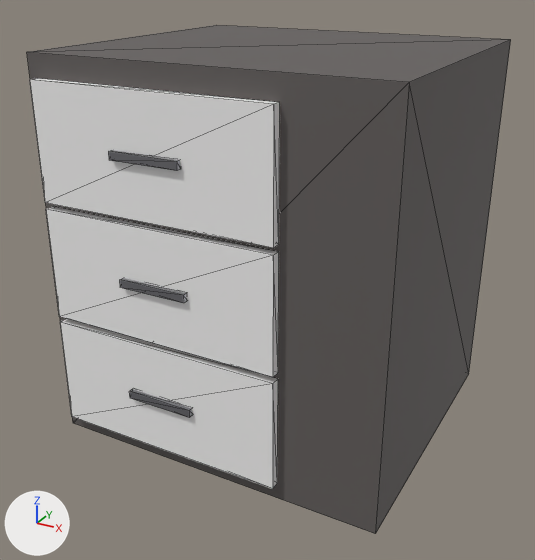
What one commit did to the glTF model storage/picture/mocan-78.glb.
Both versions are drawn from a 50 mm camera at (0.434, -0.833, 0.601) aimed at (-0.005, -0.036, 0.202). Every picture has the same lights, and +X, +Y and +Z are marked at lower left. The older version comes first. Mesh edges are drawn as thin lines. Vertices at exactly the same position are counted once.

The first picture shows 'furniture'.
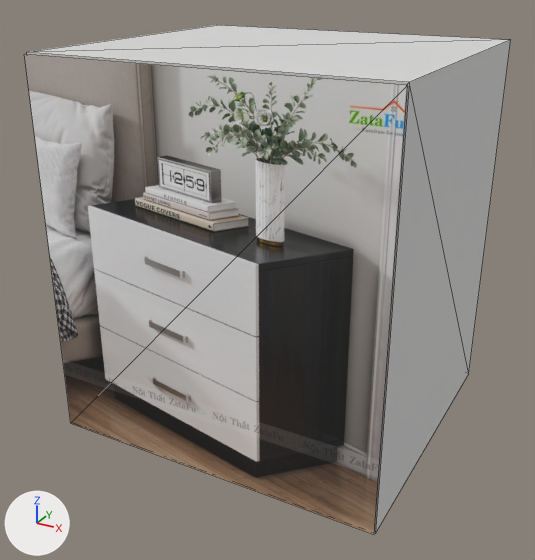
Scene script edits in JSON lines:
```json
{"op": "add", "block": "img_image_0", "code": ["img_image_0 = load_image('Image_0', '_unpacked/Image_0', 720, 800, 'sRGB')"]}
{"op": "set", "path": "mat_wood.base_color", "old": "(0.122, 0.11, 0.106)", "new": "(0.702, 0.698, 0.694)", "note": "dark grey #625d5c -> light grey #dadad9"}
{"op": "add", "block": "mat_photo", "code": ["mat_photo = principled_material('photo')", "mat_photo.texture = img_image_0", "mat_photo.roughness = 0.85"]}
{"block": "me_mesh_0", "where": "# used by ob_furniture; location = (0.0, 0.0, 0.0)"}
{"block": "me_mesh_0", "where": "# verts and faces of me_mesh_0; kept vertices keep their numbers, new ones are numbered from 56"}
{"op": "remove", "block": "me_mesh_0", "code": "me_mesh_0.from_pydata(...)  # 56 vertices, 84 faces; spans x -0.225..0.225, y -0.218..0.2, z 0.0..0.5"}
{"op": "add", "block": "me_mesh_0", "code": "me_mesh_0.from_pydata(...)  # 12 vertices, 14 faces; spans x -0.225..0.225, y -0.204..0.2, z 0.0..0.5"}
{"block": "me_mesh_0", "change": "me_mesh_0 part 1: 6 loose pieces with 48 vertices, spanning x -0.213..0.099, y -0.218..-0.2, z 0.022..0.472, are deleted"}
{"block": "me_mesh_0", "change": "me_mesh_0 part 2"}
{"op": "add", "block": "me_mesh_0", "code": "verts[56] = (-0.225, -0.204, 0.002)  # pixel (70, 423)"}
{"op": "add", "block": "me_mesh_0", "code": "verts[57] = (0.225, -0.204, 0.002)  # pixel (374, 534)"}
{"op": "add", "block": "me_mesh_0", "code": "verts[58] = (0.225, -0.204, 0.498)  # pixel (407, 85)"}
{"op": "add", "block": "me_mesh_0", "code": "verts[59] = (-0.225, -0.204, 0.498)  # pixel (24, 54)"}
{"op": "add", "block": "me_mesh_0", "code": "faces += [(56, 57, 58), (56, 58, 59)]  # mat_photo (picture img_image_0)"}
{"op": "remove", "block": "me_mesh_0", "code": "me_mesh_0.materials.append(mat_cushion)  # white #f4f3f2"}
{"op": "remove", "block": "me_mesh_0", "code": "me_mesh_0.materials.append(mat_metal)  # grey #89898e"}
{"op": "add", "block": "me_mesh_0", "code": "me_mesh_0.materials.append(mat_photo)  # picture img_image_0"}
```

What differs and where, as boxes (x1, y1, x2, y2) in the pictures (535 x 560 px):
```json
{"object": "furniture", "change": "recoloured, reshaped", "before": [27, 25, 511, 534], "after": [24, 25, 511, 534], "on screen": "lighter"}
{"part": 1, "of": "me_mesh_0", "change": "deleted", "before": [30, 78, 280, 489]}
{"part": 2, "of": "me_mesh_0", "change": "added", "after": [24, 54, 407, 534]}
```
